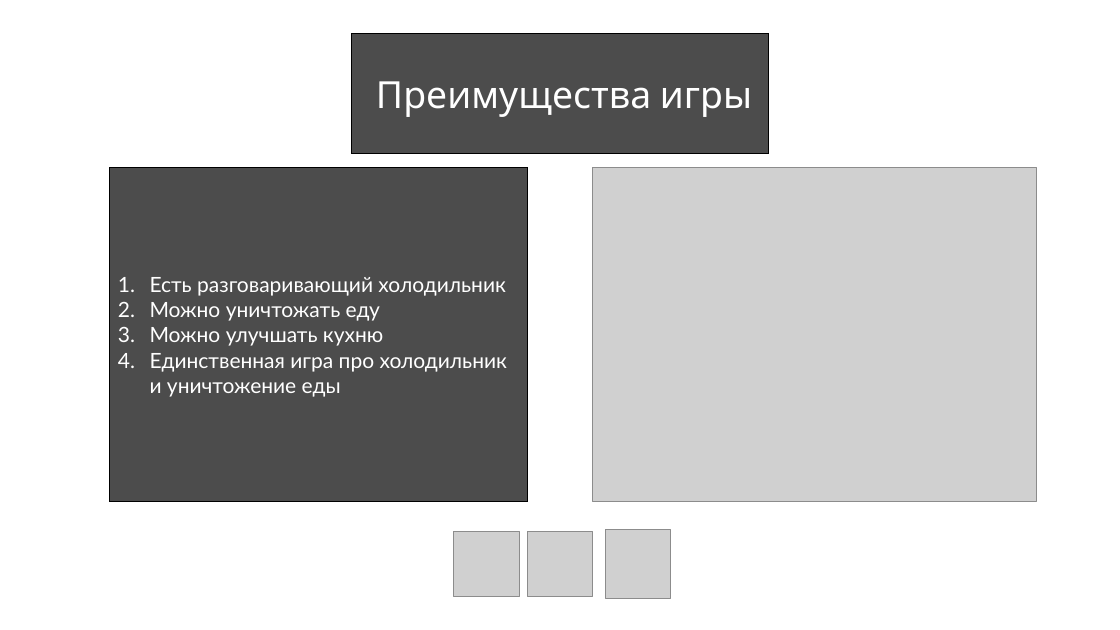
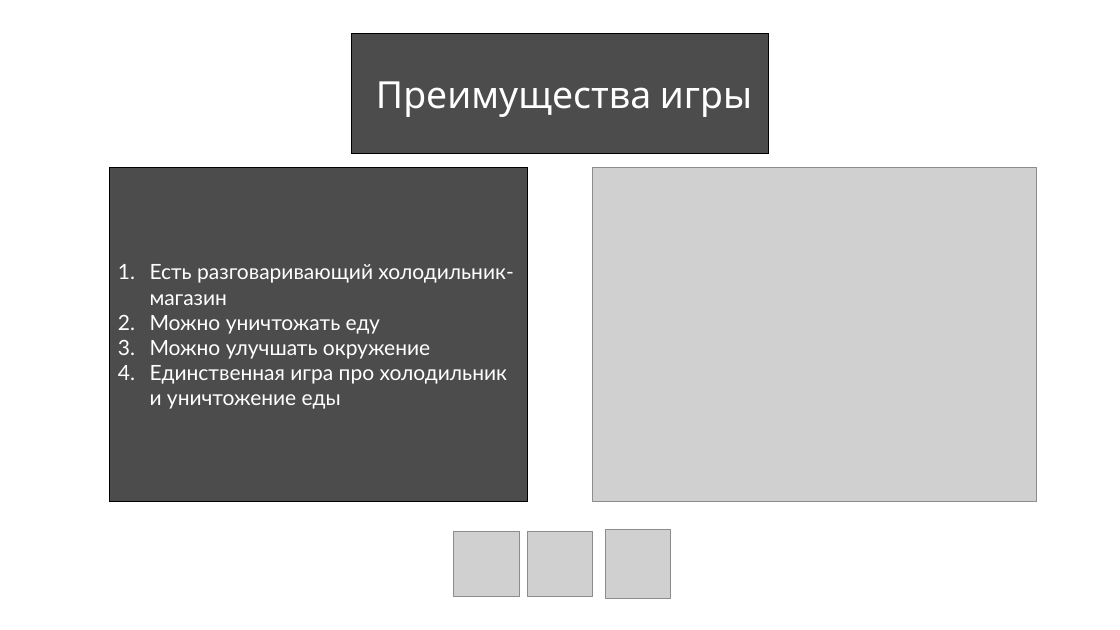
Before and after one commit to PavelGem-13g/HSE_holidays, a slide deck: slide 9 of Презента_Курсовая.pptx. Drawn at 1120x630 pixels with LibreOffice and Linux fonts; fonts in the diff are those of the drawing; grey boxes stand for pictures; background and template pictures are left out. Boxes give left, top, right and bottom in pixels: in the first picture for what was removed or moved away, otherwise in the second. Text is boxed around its words. In the diff, an @@ line names an element or a change of style, - is before the commit and + after.

```diff
--- a/Презента_Курсовая.pptx
+++ b/Презента_Курсовая.pptx
@@ text in rectangle at (x1=150, y1=264, x2=513, y2=305): text changed @@
-1. Есть разговаривающий холодильник
+1. Есть разговаривающий холодильник-магазин
@@ text in rectangle at (x1=150, y1=340, x2=430, y2=359): text changed @@
-3. Можно улучшать кухню
+3. Можно улучшать окружение
```
Also in this commit, not shown: 3 other slides changed, 1 slide added, 1 other file.
